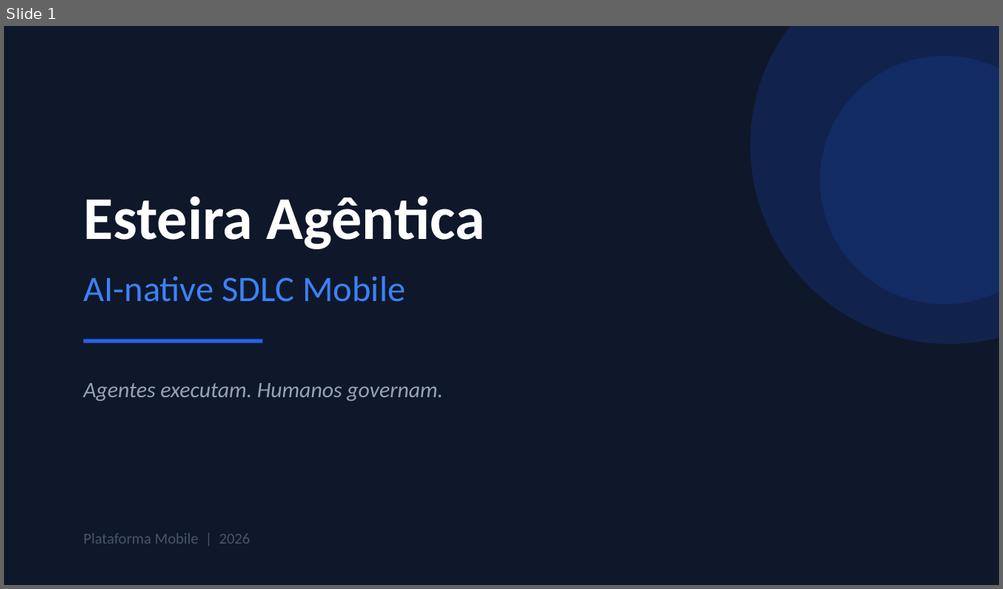
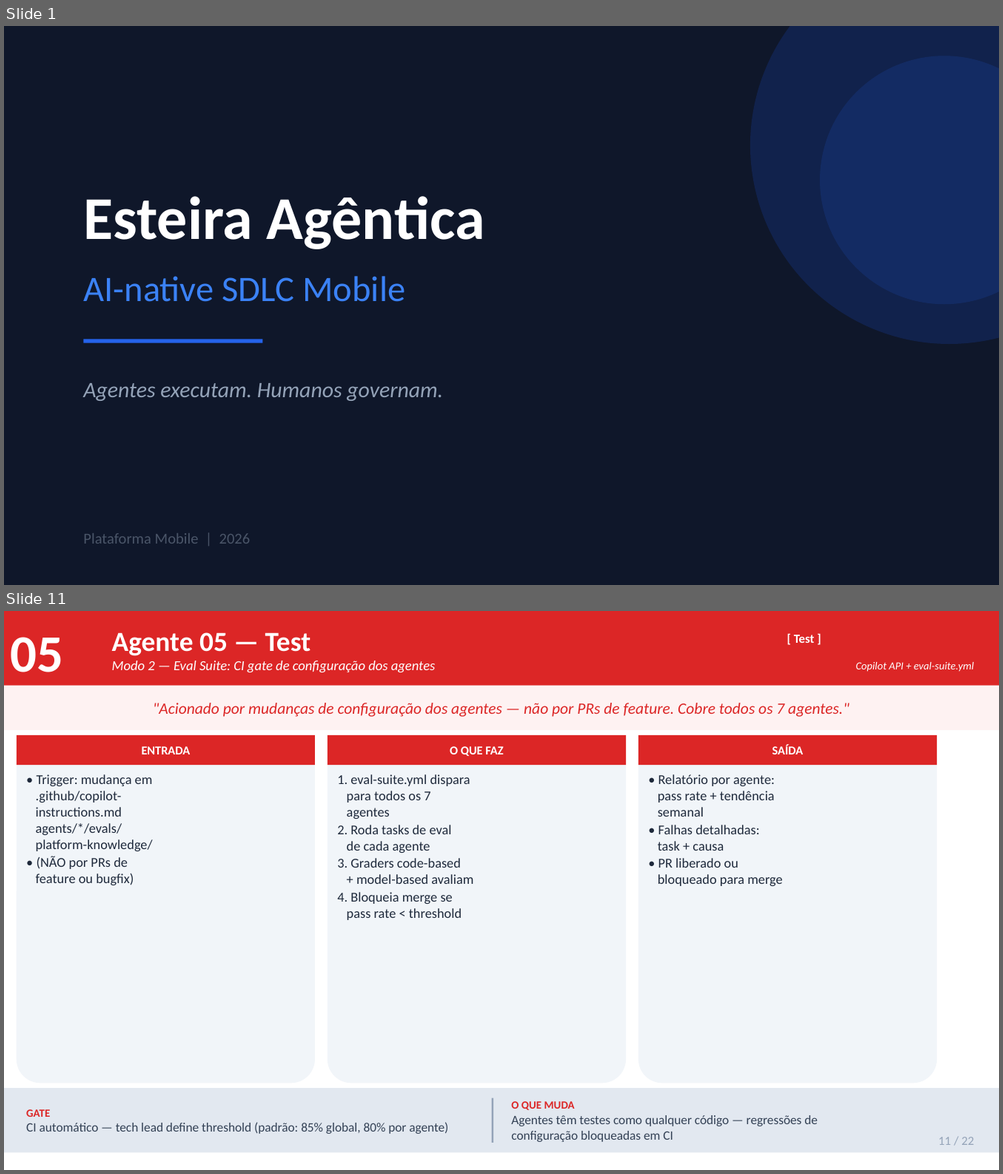
Before and after one commit to jpsslink/sdlc-agentico, a slide deck: esteira-agentica-pitch.pptx. Shown one above the other, each under a label of ours: slide 1 before the commit, slides 1 and 11 after it; the slides between them are not shown. The pictures are 1003x589 and 1003x1174 pixels, drawn with LibreOffice and Linux fonts; fonts in the diff are those of the drawing. Boxes give left, top, right and bottom in pixels: in the first picture for what was removed or moved away, otherwise in the second. Text is boxed around its words. In the diff, an @@ line names an element or a change of style, - is before the commit and + after.

```diff
--- a/esteira-agentica-pitch.pptx
+++ b/esteira-agentica-pitch.pptx
@@ slide 11 added at (x1=4, y1=611, x2=999, y2=1170), background #FFFFFF @@
@@ rectangle added at (x1=4, y1=611, x2=999, y2=686), fill #DC2626 @@
@@ text added at (x1=112, y1=632, x2=435, y2=672), 10 pt, text #FFFFFF, italic @@
+Agente 05 — Test
+Modo 2 — Eval Suite: CI gate de configuração dos agentes
@@ text added at (x1=10, y1=637, x2=63, y2=672), 38 pt, text #FFFFFF, bold @@
+05
@@ text added at (x1=794, y1=635, x2=814, y2=643), 9 pt, text #FFFFFF, bold @@
+[ Test ]
@@ text added at (x1=856, y1=662, x2=973, y2=672), 7.8 pt, text #FFFFFF, italic @@
+Copilot API + eval-suite.yml
@@ rectangle added at (x1=4, y1=686, x2=999, y2=730), fill #FEF2F2 @@
@@ text added at (x1=153, y1=703, x2=849, y2=717), 11.5 pt, text #DC2626, italic @@
+"Acionado por mudanças de configuração dos agentes — não por PRs de feature. Cobre todos os 7 agentes."
@@ rounded rectangle added at (x1=17, y1=735, x2=316, y2=1083), fill #F1F5F9 @@
@@ rectangle added at (x1=17, y1=735, x2=316, y2=765), fill #DC2626 @@
@@ rounded rectangle added at (x1=327, y1=735, x2=626, y2=1083), fill #F1F5F9 @@
@@ rectangle added at (x1=327, y1=735, x2=626, y2=765), fill #DC2626 @@
@@ rounded rectangle added at (x1=638, y1=735, x2=937, y2=1083), fill #F1F5F9 @@
@@ rectangle added at (x1=638, y1=735, x2=937, y2=765), fill #DC2626 @@
@@ text added at (x1=142, y1=746, x2=190, y2=755), 8.8 pt, text #FFFFFF, bold @@
+ENTRADA
@@ text added at (x1=449, y1=746, x2=503, y2=756), 8.8 pt, text #FFFFFF, bold @@
+O QUE FAZ
@@ text added at (x1=772, y1=745, x2=803, y2=755), 8.8 pt, text #FFFFFF, bold @@
+SAÍDA
@@ text added at (x1=36, y1=775, x2=153, y2=886), 9.8 pt, text #1E293B @@
+• Trigger: mudança em
+.github/copilot-
+instructions.md
+agents/*/evals/
+platform-knowledge/
+• (NÃO por PRs de
+feature ou bugfix)
@@ text added at (x1=337, y1=775, x2=473, y2=920), 9.8 pt, text #1E293B @@
+1. eval-suite.yml dispara
+para todos os 7
+agentes
+2. Roda tasks de eval
+de cada agente
+3. Graders code-based
++ model-based avaliam
+4. Bloqueia merge se
+pass rate < threshold
@@ text added at (x1=657, y1=775, x2=782, y2=886), 9.8 pt, text #1E293B @@
+• Relatório por agente:
+pass rate + tendência
+semanal
+• Falhas detalhadas:
+task + causa
+• PR liberado ou
+bloqueado para merge
@@ rectangle added at (x1=4, y1=1088, x2=999, y2=1153), fill #E2E8F0 @@
@@ rectangle added at (x1=492, y1=1099, x2=493, y2=1143), fill #94A3B8 @@
@@ text added at (x1=26, y1=1110, x2=448, y2=1134), 9.3 pt, text #334155 @@
+GATE
+CI automático — tech lead define threshold (padrão: 85% global, 80% por agente)
@@ text added at (x1=511, y1=1102, x2=817, y2=1142), 9.3 pt, text #334155 @@
+O QUE MUDA
+Agentes têm testes como qualquer código — regressões de configuração bloqueadas em CI
@@ text added at (x1=938, y1=1137, x2=973, y2=1145), 9 pt, text #94A3B8 @@
+11 / 22
```
Also in this commit, not shown: 13 slides changed, 7 other slides added, 1 other file.
